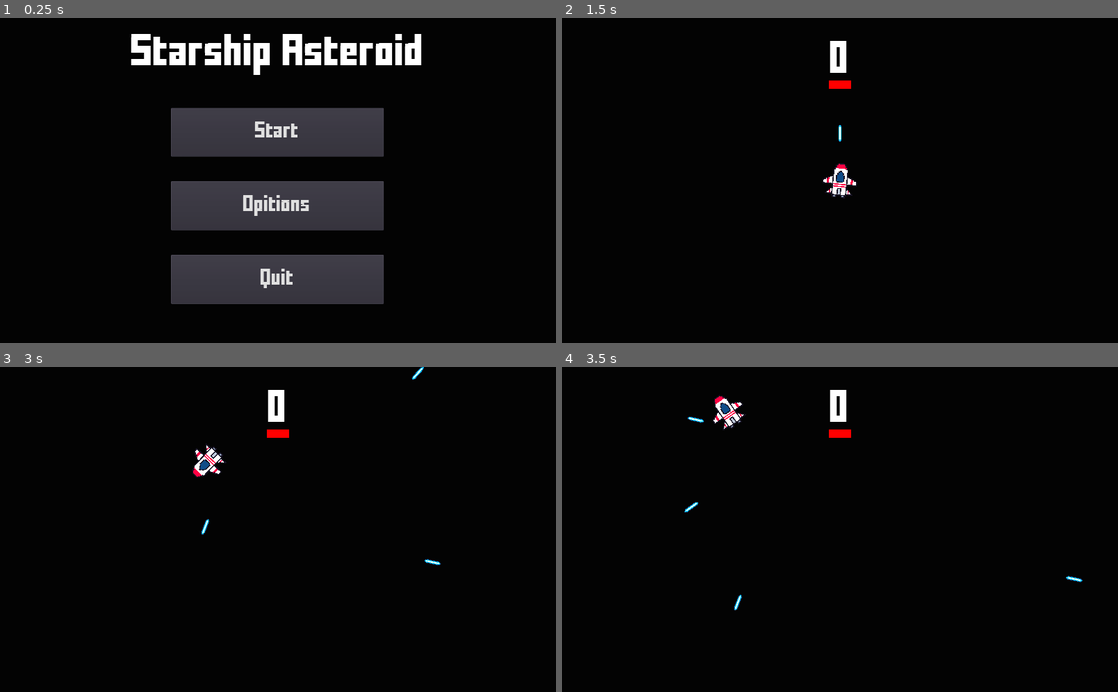
Above: before the commit, frames 1-4 (two rows, left to right).
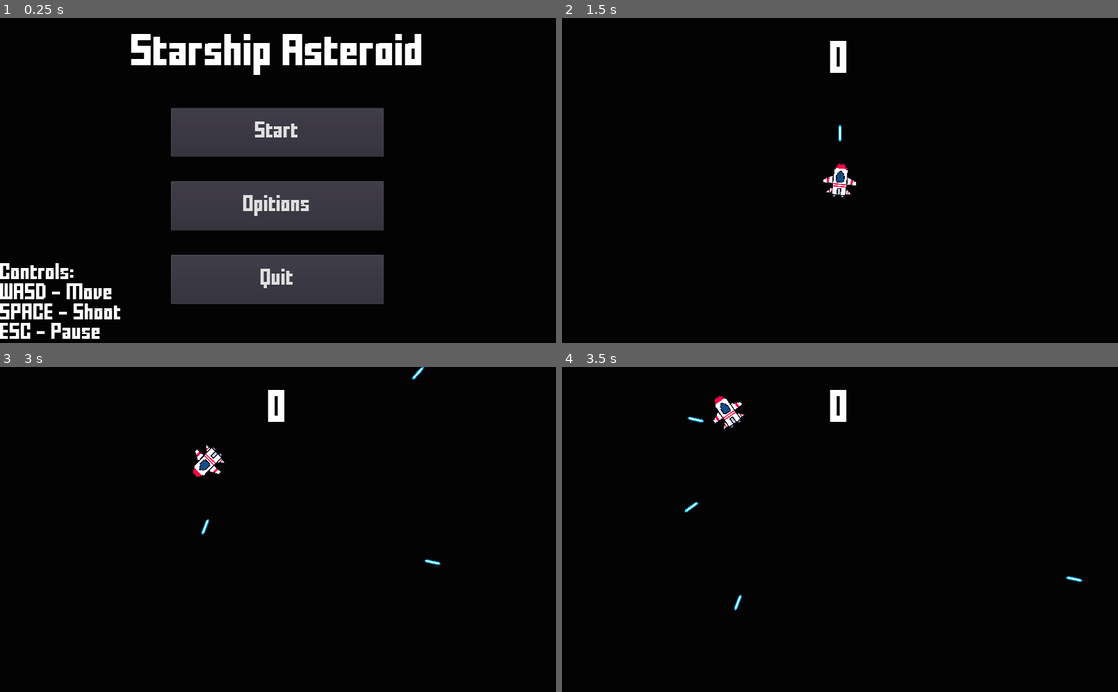
Above: after the commit, the same moments.

Repository: shadowhen/Starship-Asteroid
Game: Godot game, scene res://Scenes/MainMenu.tscn
Two runs of this game, one before a commit and one after it. Both use one fixed random seed, a clock stepped at 60 frames per second and the inputs below.
Inputs:
- Up to frame 1 (0.25 s): no input
- Up to frame 2 (1.5 s): click "Start" at 0.5 s; tap Enter at 1.25 s; hold D (move_right) from 1.28 s (still down); hold Space (shoot) from 1.28 s (still down)
- Up to frame 3 (3 s): release D (move_right) at 2.03 s; release Space (shoot) at 2.03 s; hold S (move_down) 2.03-2.78 s; tap Space (shoot) at 2.1 s; hold D (move_right) from 2.78 s (still down); hold Space (shoot) from 2.78 s (still down)
- Up to frame 4 (3.5 s): keep holding D (move_right); keep holding Space (shoot)

The runs differ from the first frame. In frame 1, 2.1% of the frame differs, in the area x 0-22%, y 75-99%; in frame 2, 0.1%; in frame 3, 0.1%; in frame 4, 0.1%.

Commit message:
polished features and mechanics

Diff:
--- a/Scenes/Game.tscn
+++ b/Scenes/Game.tscn
@@ -1,13 +1,14 @@
-[gd_scene load_steps=16 format=2]
+[gd_scene load_steps=17 format=2]
 
 [ext_resource path="res://Scripts/Game.gd" type="Script" id=1]
 [ext_resource path="res://User Interface/UserInterface.tscn" type="PackedScene" id=2]
 [ext_resource path="res://Fonts/FFFFORWA.TTF" type="DynamicFontData" id=3]
-[ext_resource path="res://Scenes/Options.tscn" type="PackedScene" id=4]
-[ext_resource path="res://Player/Player.tscn" type="PackedScene" id=5]
-[ext_resource path="res://Scripts/EnemySpawner.gd" type="Script" id=6]
-[ext_resource path="res://Enemies/Asteroid.tscn" type="PackedScene" id=7]
-[ext_resource path="res://AudioManager.tscn" type="PackedScene" id=8]
+[ext_resource path="res://User Interface/ControlsHelp.tscn" type="PackedScene" id=4]
+[ext_resource path="res://Scenes/Options.tscn" type="PackedScene" id=5]
+[ext_resource path="res://Player/Player.tscn" type="PackedScene" id=6]
+[ext_resource path="res://Scripts/EnemySpawner.gd" type="Script" id=7]
+[ext_resource path="res://Enemies/Asteroid.tscn" type="PackedScene" id=8]
+[ext_resource path="res://AudioManager.tscn" type="PackedScene" id=9]
 
 [sub_resource type="DynamicFont" id=1]
 size = 48
@@ -43,6 +44,7 @@
 
 [node name="GameOver" type="Control" parent="."]
 pause_mode = 2
+editor/display_folded = true
 visible = false
 anchor_right = 1.0
 anchor_bottom = 1.0
@@ -51,6 +53,7 @@
 anchor_right = 1.0
 margin_bottom = 187.0
 custom_fonts/font = SubResource( 1 )
+custom_colors/font_color = Color( 1, 0, 0, 1 )
 text = "GAME OVER"
 align = 1
 valign = 1
@@ -118,7 +121,6 @@
 
 [node name="GameMenu" type="Control" parent="."]
 pause_mode = 2
-editor/display_folded = true
 visible = false
 anchor_right = 1.0
 anchor_bottom = 1.0
@@ -127,6 +129,7 @@
 anchor_right = 1.0
 margin_bottom = 187.0
 custom_fonts/font = SubResource( 1 )
+custom_colors/font_color = Color( 0, 1, 0.976471, 1 )
 text = "PAUSED"
 align = 1
 valign = 1
@@ -165,23 +168,25 @@
 custom_fonts/font = SubResource( 3 )
 text = "Return To Menu"
 
-[node name="Options" parent="." instance=ExtResource( 4 )]
+[node name="Help" parent="GameMenu" instance=ExtResource( 4 )]
+
+[node name="Options" parent="." instance=ExtResource( 5 )]
 pause_mode = 2
 editor/display_folded = true
 visible = false
 go_to_return_scene = false
 
-[node name="Player" parent="." instance=ExtResource( 5 )]
+[node name="Player" parent="." instance=ExtResource( 6 )]
 position = Vector2( 512, 300 )
 z_index = -1
 
 [node name="SpawnPath" type="Path2D" parent="."]
 editor/display_folded = true
 curve = SubResource( 4 )
-script = ExtResource( 6 )
-enemy = ExtResource( 7 )
+script = ExtResource( 7 )
+enemy = ExtResource( 8 )
 enemy_speed_range = Vector2( 100, 250 )
-max_number_of_enemies = 3
+spawn_time_range = Vector2( 2, 2.5 )
 
 [node name="SpawnPathFollow" type="PathFollow2D" parent="SpawnPath"]
 rotate = false
--- a/Scenes/MainMenu.tscn
+++ b/Scenes/MainMenu.tscn
@@ -1,7 +1,8 @@
-[gd_scene load_steps=5 format=2]
+[gd_scene load_steps=6 format=2]
 
 [ext_resource path="res://Scripts/MainMenu.gd" type="Script" id=1]
 [ext_resource path="res://Fonts/FFFFORWA.TTF" type="DynamicFontData" id=2]
+[ext_resource path="res://User Interface/ControlsHelp.tscn" type="PackedScene" id=3]
 
 [sub_resource type="DynamicFont" id=1]
 size = 48
@@ -55,6 +56,8 @@
 size_flags_vertical = 3
 custom_fonts/font = SubResource( 2 )
 text = "Quit"
+
+[node name="Help" parent="." instance=ExtResource( 3 )]
 [connection signal="pressed" from="ButtonContainer/StartButton" to="." method="_on_StartButton_pressed"]
 [connection signal="pressed" from="ButtonContainer/OpitionsButton" to="." method="_on_OpitionsButton_pressed"]
 [connection signal="pressed" from="ButtonContainer/QuitButton" to="." method="_on_QuitButton_pressed"]
--- a/Scenes/Options.tscn
+++ b/Scenes/Options.tscn
@@ -1,8 +1,9 @@
-[gd_scene load_steps=6 format=2]
+[gd_scene load_steps=7 format=2]
 
 [ext_resource path="res://Scripts/Options.gd" type="Script" id=1]
 [ext_resource path="res://default_bus_layout.tres" type="AudioBusLayout" id=2]
 [ext_resource path="res://Fonts/FFFFORWA.TTF" type="DynamicFontData" id=3]
+[ext_resource path="res://Sounds/Laser.wav" type="AudioStream" id=4]
 
 [sub_resource type="DynamicFont" id=1]
 size = 48
@@ -39,16 +40,16 @@
 alignment = 1
 
 [node name="CheckBox" type="CheckBox" parent="SettingsContainer"]
-margin_top = 94.0
+margin_top = 70.0
 margin_right = 440.0
-margin_bottom = 135.0
+margin_bottom = 111.0
 custom_fonts/font = SubResource( 2 )
 text = "Full Screen"
 
 [node name="VolumeContainer" type="VBoxContainer" parent="SettingsContainer"]
-margin_top = 165.0
+margin_top = 141.0
 margin_right = 440.0
-margin_bottom = 224.0
+margin_bottom = 249.0
 custom_constants/separation = 10
 
 [node name="Label" type="Label" parent="SettingsContainer/VolumeContainer"]
@@ -65,12 +66,23 @@
 max_value = 0.0
 ticks_on_borders = true
 
+[node name="TestAudioButton" type="Button" parent="SettingsContainer/VolumeContainer"]
+margin_top = 69.0
+margin_right = 440.0
+margin_bottom = 108.0
+custom_fonts/font = SubResource( 2 )
+text = "Test Audio"
+
 [node name="ReturnButton" type="Button" parent="SettingsContainer"]
-margin_top = 254.0
+margin_top = 279.0
 margin_right = 440.0
-margin_bottom = 293.0
+margin_bottom = 318.0
 custom_fonts/font = SubResource( 2 )
 text = "Return to Menu"
+
+[node name="TestAudio" type="AudioStreamPlayer" parent="."]
+stream = ExtResource( 4 )
 [connection signal="toggled" from="SettingsContainer/CheckBox" to="." method="_on_FullscreenBox_toggled"]
 [connection signal="value_changed" from="SettingsContainer/VolumeContainer/HSlider" to="." method="_on_VolumeSlider_value_changed"]
+[connection signal="pressed" from="SettingsContainer/VolumeContainer/TestAudioButton" to="." method="_on_TestAudioButton_pressed"]
 [connection signal="pressed" from="SettingsContainer/ReturnButton" to="." method="_on_ReturnButton_pressed"]
--- a/Scripts/Game.gd
+++ b/Scripts/Game.gd
@@ -20,9 +20,11 @@
 	randomize()
 	$UI.update_score(score)
 	player.connect("die", self, "game_over")
-	player.connect("shoot", ui, "play_weapon_cooldown")
 	player.connect("shoot", audio_manager, "play", ["LaserAudio"])
 	player.connect("damage", audio_manager, "play", ["StarshipDamage"])
+
+	Input.set_mouse_mode(Input.MOUSE_MODE_HIDDEN)
+
 
 func _unhandled_key_input(event):
 	if event.is_action_pressed("pause_game"):
@@ -38,15 +40,19 @@
 func open_game_menu():
 	get_tree().paused = true
 	$GameMenu.show()
+	ui.hide()
 	current_state = STATE_PAUSE
 	enemy_spawner.timer.paused = true
+	Input.set_mouse_mode(Input.MOUSE_MODE_VISIBLE)
 
 
 func close_game_menu():
 	get_tree().paused = false
 	$GameMenu.hide()
+	ui.show()
 	current_state = STATE_PLAY
 	enemy_spawner.timer.paused = false
+	Input.set_mouse_mode(Input.MOUSE_MODE_HIDDEN)
 
 
 func open_options():
@@ -82,8 +88,7 @@
 	ui.hide()
 	$GameOver.show()
 	$GameOver/ScoreContainer/Score.text = str(score).pad_zeros(10)
-
-	print($GameMenu)
+	Input.set_mouse_mode(Input.MOUSE_MODE_VISIBLE)
 	current_state = STATE_GAME_OVER
 
 	get_tree().paused = true
--- a/Scripts/MainMenu.gd
+++ b/Scripts/MainMenu.gd
@@ -5,6 +5,14 @@
 onready var GAME_SCENE = preload("res://Scenes/Game.tscn")
 onready var OPITIONS_SCENE = load("res://Scenes/Options.tscn")
 onready var AUDIO_LAYOUT = load("res://default_bus_layout.tres")
+
+var _settings = {
+	"Settings" : {
+		"Volume" : -10,
+		"Fullscreen" : false
+	}
+}
+
 
 func _ready():
 	_load_settings()
@@ -14,10 +22,14 @@
 	var config = ConfigFile.new()
 
 	if config.load(CONFIG_PATH) == OK:
-		print("OK")
 		AudioServer.set_bus_layout(AUDIO_LAYOUT)
 		AudioServer.set_bus_volume_db(0, config.get_value("Settings", "Volume"))
 		OS.window_fullscreen = config.get_value("Settings", "Fullscreen")
+	else:
+		for section in _settings.keys():
+			for key in _settings[section].keys():
+				config.set_value(section, key, _settings[section][key])
+		config.save("res://settings.cfg")
 
 
 func _on_StartButton_pressed():
--- a/Scripts/Options.gd
+++ b/Scripts/Options.gd
@@ -13,7 +13,7 @@
 var _config_file = ConfigFile.new()
 var _settings = {
 	"Settings" : {
-		"Volume" : 0,
+		"Volume" : -10,
 		"Fullscreen" : false
 	}
 }
@@ -62,3 +62,7 @@
 	save_settings()
 	if go_to_return_scene:
 		get_tree().change_scene_to(main_menu_scene)
+
+
+func _on_TestAudioButton_pressed():
+	$TestAudio.play()
--- /dev/null
+++ b/User Interface/ControlsHelp.tscn
@@ -0,0 +1,44 @@
+[gd_scene load_steps=4 format=2]
+
+[ext_resource path="res://Fonts/FFFFORWA.TTF" type="DynamicFontData" id=1]
+
+[sub_resource type="DynamicFont" id=4]
+size = 24
+font_data = ExtResource( 1 )
+
+[sub_resource type="DynamicFont" id=3]
+size = 24
+font_data = ExtResource( 1 )
+
+[node name="Help" type="VBoxContainer"]
+anchor_top = 1.0
+anchor_bottom = 1.0
+margin_top = -144.0
+margin_right = 250.0
+
+[node name="Controls" type="Label" parent="."]
+margin_right = 250.0
+margin_bottom = 33.0
+custom_fonts/font = SubResource( 4 )
+text = "Controls:"
+
+[node name="WASD" type="Label" parent="."]
+margin_top = 37.0
+margin_right = 250.0
+margin_bottom = 70.0
+custom_fonts/font = SubResource( 4 )
+text = "WASD - Move"
+
+[node name="Space" type="Label" parent="."]
+margin_top = 74.0
+margin_right = 250.0
+margin_bottom = 107.0
+custom_fonts/font = SubResource( 4 )
+text = "SPACE - Shoot"
+
+[node name="ESC" type="Label" parent="."]
+margin_top = 111.0
+margin_right = 250.0
+margin_bottom = 144.0
+custom_fonts/font = SubResource( 3 )
+text = "ESC - Pause"
--- a/User Interface/UserInterface.gd
+++ b/User Interface/UserInterface.gd
@@ -2,6 +2,3 @@
 
 func update_score(score):
 	$ScoreLabel.text = str(score)
-
-func play_weapon_cooldown():
-	$AnimationPlayer.play("WeaponCooldown")
--- a/User Interface/UserInterface.tscn
+++ b/User Interface/UserInterface.tscn
@@ -6,34 +6,6 @@
 [sub_resource type="DynamicFont" id=1]
 size = 48
 font_data = ExtResource( 2 )
-
-[sub_resource type="Animation" id=2]
-resource_name = "WeaponCooldown"
-length = 0.5
-tracks/0/type = "value"
-tracks/0/path = NodePath("WeaponCooldown:margin_left")
-tracks/0/interp = 1
-tracks/0/loop_wrap = true
-tracks/0/imported = false
-tracks/0/enabled = true
-tracks/0/keys = {
-"times": PoolRealArray( 0, 0.5 ),
-"transitions": PoolRealArray( 1, 1 ),
-"update": 0,
-"values": [ -32.0, 0.0 ]
-}
-tracks/1/type = "value"
-tracks/1/path = NodePath("WeaponCooldown:margin_right")
-tracks/1/interp = 1
-tracks/1/loop_wrap = true
-tracks/1/imported = false
-tracks/1/enabled = true
-tracks/1/keys = {
-"times": PoolRealArray( 0, 0.5 ),
-"transitions": PoolRealArray( 1, 1 ),
-"update": 0,
-"values": [ 32.0, 0.0 ]
-}
 
 [node name="UserInterface" type="Control"]
 anchor_right = 1.0
@@ -47,13 +19,3 @@
 text = "0"
 align = 1
 valign = 1
-
-[node name="WeaponCooldown" type="ColorRect" parent="."]
-anchor_left = 0.5
-anchor_right = 0.5
-margin_top = 115.0
-margin_bottom = 131.0
-color = Color( 1, 0, 0, 1 )
-
-[node name="AnimationPlayer" type="AnimationPlayer" parent="."]
-anims/WeaponCooldown = SubResource( 2 )
--- a/project.godot
+++ b/project.godot
@@ -68,31 +68,25 @@
 move_up={
 "deadzone": 0.5,
 "events": [ Object(InputEventKey,"resource_local_to_scene":false,"resource_name":"","device":0,"alt":false,"shift":false,"control":false,"meta":false,"command":false,"pressed":false,"scancode":87,"unicode":0,"echo":false,"script":null)
+, Object(InputEventKey,"resource_local_to_scene":false,"resource_name":"","device":0,"alt":false,"shift":false,"control":false,"meta":false,"command":false,"pressed":false,"scancode":16777232,"unicode":0,"echo":false,"script":null)
  ]
 }
 move_down={
 "deadzone": 0.5,
 "events": [ Object(InputEventKey,"resource_local_to_scene":false,"resource_name":"","device":0,"alt":false,"shift":false,"control":false,"meta":false,"command":false,"pressed":false,"scancode":83,"unicode":0,"echo":false,"script":null)
+, Object(InputEventKey,"resource_local_to_scene":false,"resource_name":"","device":0,"alt":false,"shift":false,"control":false,"meta":false,"command":false,"pressed":false,"scancode":16777234,"unicode":0,"echo":false,"script":null)
  ]
 }
 move_left={
 "deadzone": 0.5,
 "events": [ Object(InputEventKey,"resource_local_to_scene":false,"resource_name":"","device":0,"alt":false,"shift":false,"control":false,"meta":false,"command":false,"pressed":false,"scancode":65,"unicode":0,"echo":false,"script":null)
+, Object(InputEventKey,"resource_local_to_scene":false,"resource_name":"","device":0,"alt":false,"shift":false,"control":false,"meta":false,"command":false,"pressed":false,"scancode":16777231,"unicode":0,"echo":false,"script":null)
  ]
 }
 move_right={
 "deadzone": 0.5,
 "events": [ Object(InputEventKey,"resource_local_to_scene":false,"resource_name":"","device":0,"alt":false,"shift":false,"control":false,"meta":false,"command":false,"pressed":false,"scancode":68,"unicode":0,"echo":false,"script":null)
- ]
-}
-rotate_left={
-"deadzone": 0.5,
-"events": [ Object(InputEventKey,"resource_local_to_scene":false,"resource_name":"","device":0,"alt":false,"shift":false,"control":false,"meta":false,"command":false,"pressed":false,"scancode":81,"unicode":0,"echo":false,"script":null)
- ]
-}
-rotate_right={
-"deadzone": 0.5,
-"events": [ Object(InputEventKey,"resource_local_to_scene":false,"resource_name":"","device":0,"alt":false,"shift":false,"control":false,"meta":false,"command":false,"pressed":false,"scancode":69,"unicode":0,"echo":false,"script":null)
+, Object(InputEventKey,"resource_local_to_scene":false,"resource_name":"","device":0,"alt":false,"shift":false,"control":false,"meta":false,"command":false,"pressed":false,"scancode":16777233,"unicode":0,"echo":false,"script":null)
  ]
 }
 shoot={
--- a/settings.cfg
+++ b/settings.cfg
@@ -1,4 +1,4 @@
 [Settings]
 
-Volume=-23.0
+Volume=-16.0
 Fullscreen=true
Not shown: 1 places in Scenes/Game.tscn that only renumber resources
Not shown: 1 places in User Interface/UserInterface.tscn that only renumber resources
